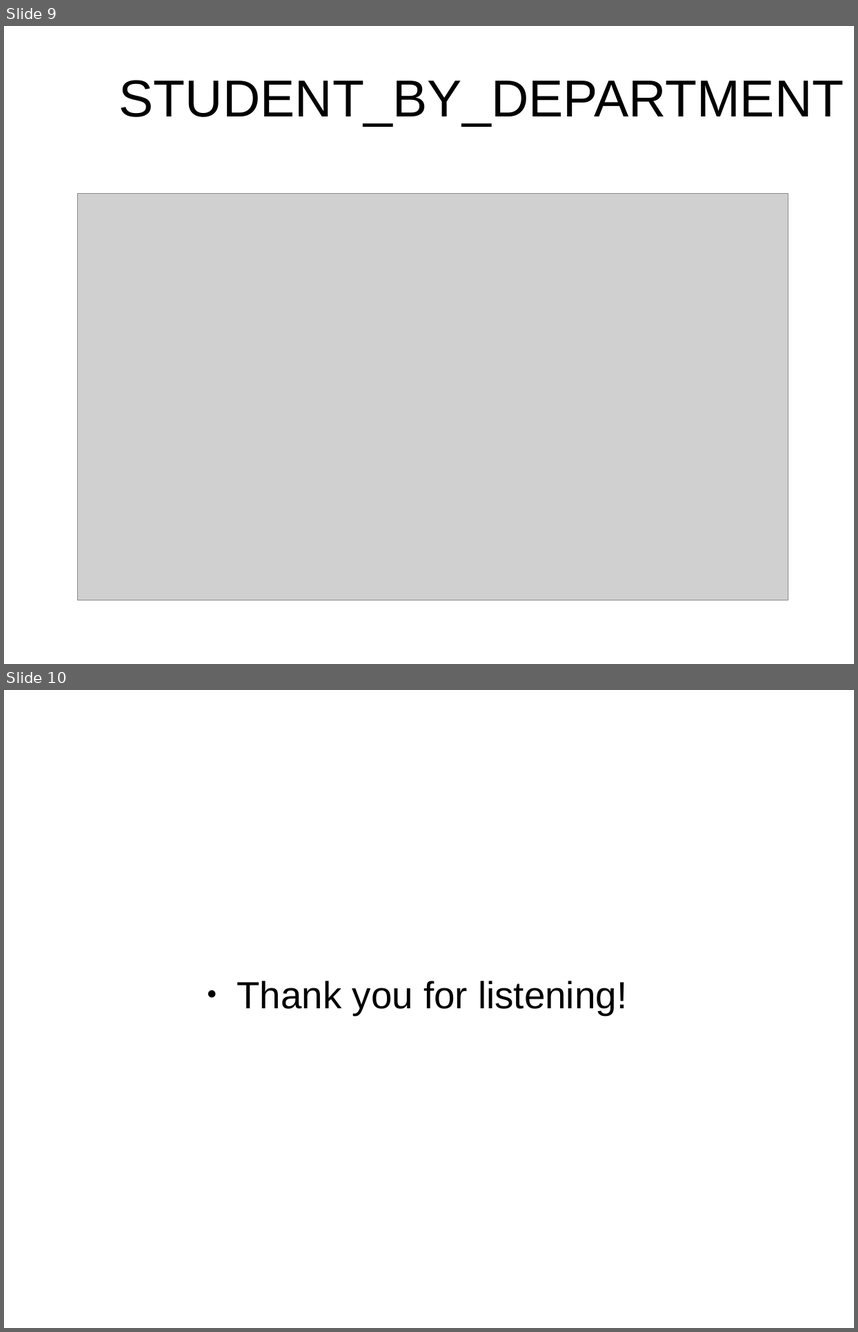
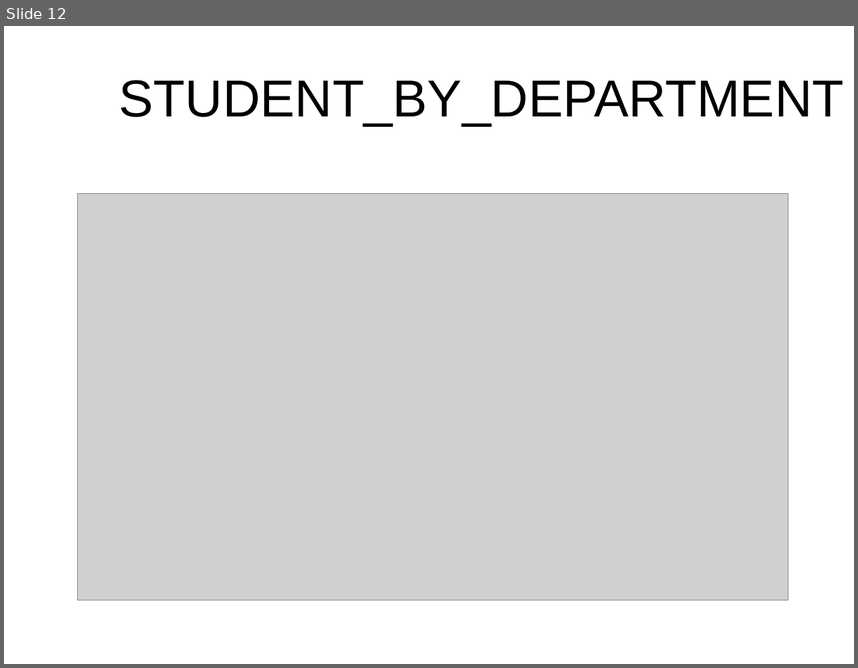
Before and after one commit to CommonHouseCat/CT206H-Course-project, a slide deck: PDF/CT206H-B2105727-StudentManagement.pptx. Shown one above the other, each under a label of ours: slides 9 and 10 before the commit, slide 12 after it. The pictures are 858x1332 and 858x668 pixels, drawn with LibreOffice and Linux fonts; fonts in the diff are those of the drawing; grey boxes stand for pictures; background and template pictures are left out. Boxes give left, top, right and bottom in pixels: in the first picture for what was removed or moved away, otherwise in the second. Text is boxed around its words. In the diff, an @@ line names an element or a change of style, - is before the commit and + after.

```diff
--- a/PDF/CT206H-B2105727-StudentManagement.pptx
+++ b/PDF/CT206H-B2105727-StudentManagement.pptx
@@ slide 10 removed at [4,690,854,1328], background picture (left out) @@
@@ text removed at [237,980,627,1015] @@
-● Thank you for listening!
@@ what was slide 9 is now slide 12 @@
```
Also in this commit, not shown: 1 slide changed, 3 slides added.
